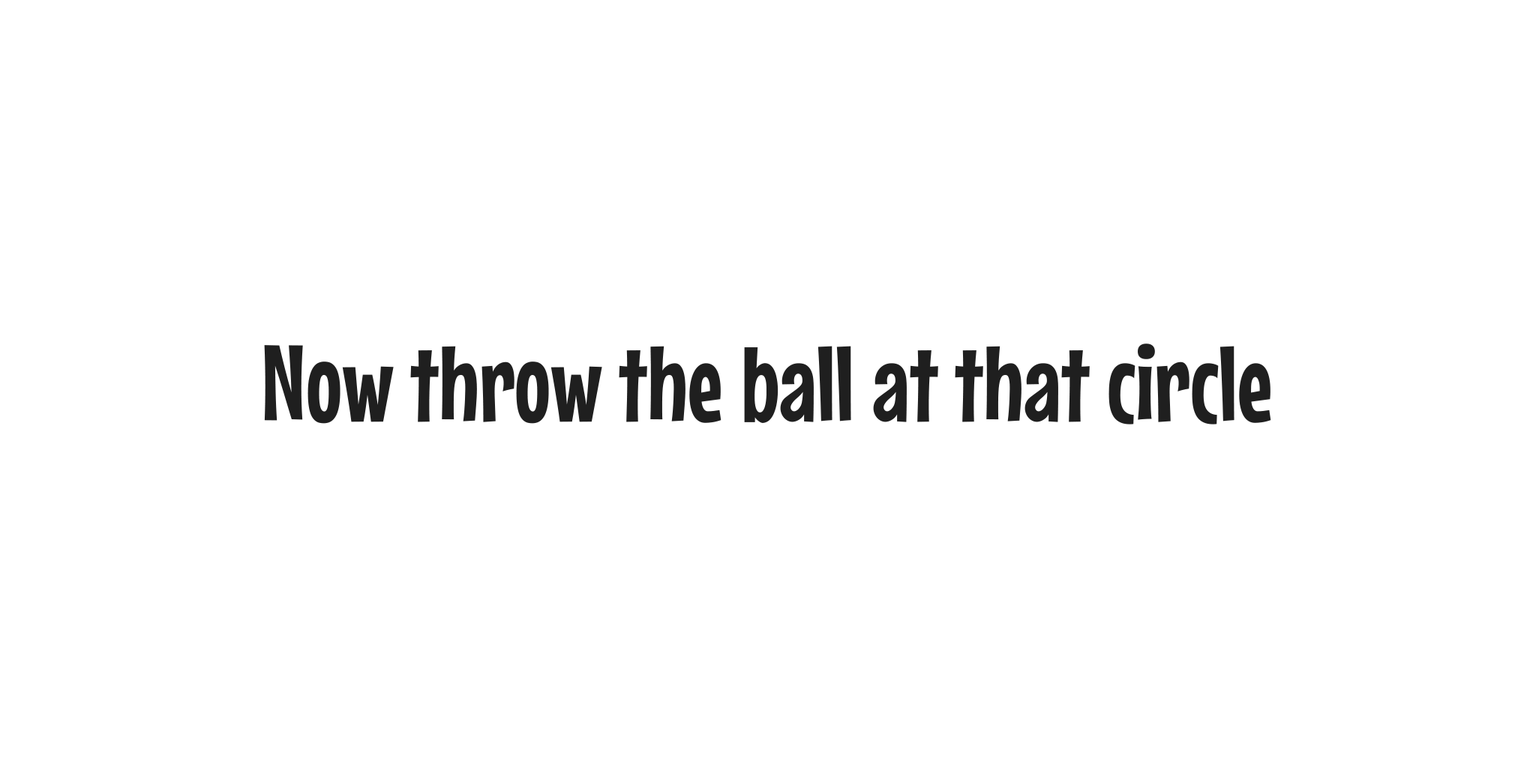
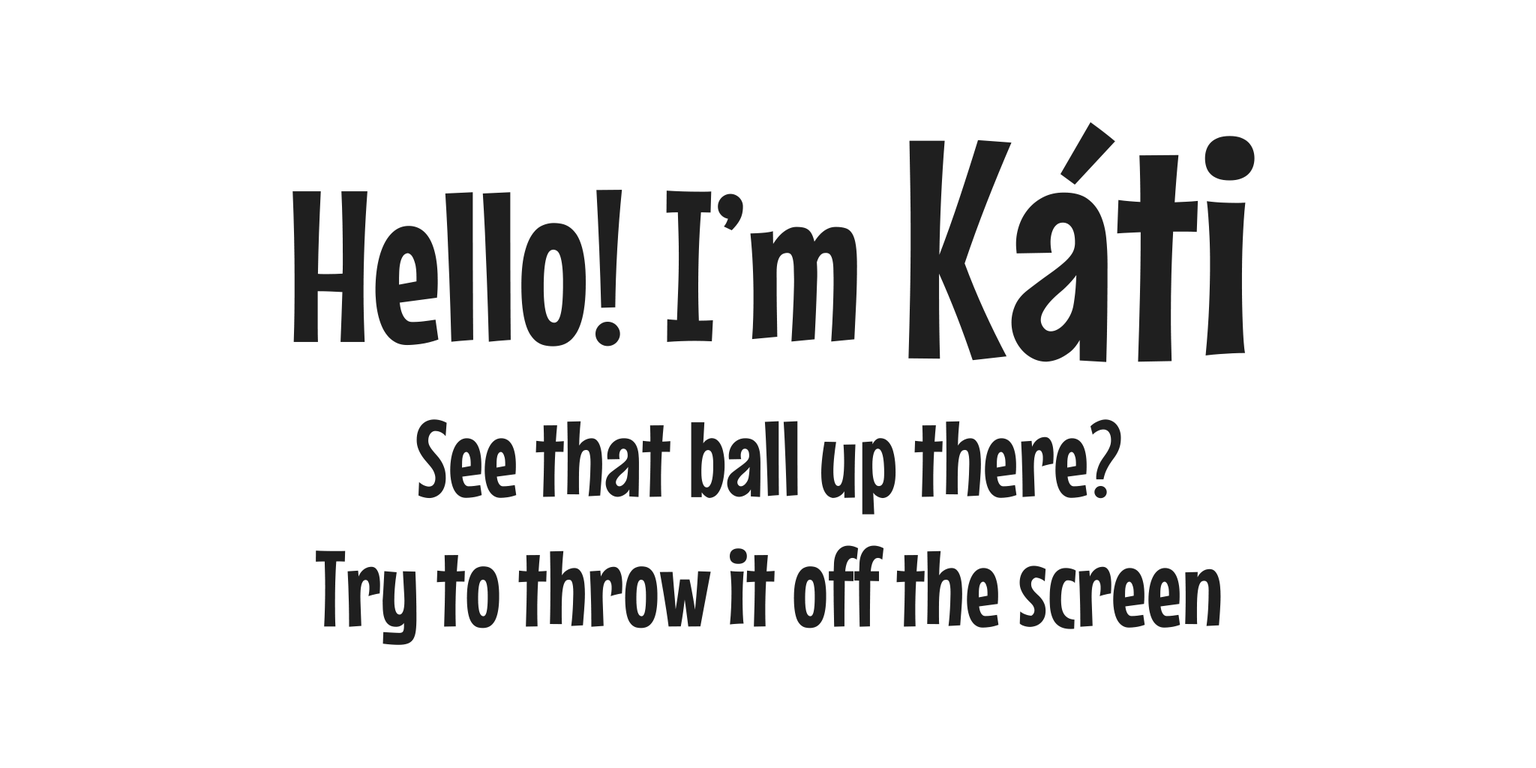
Revision of a layered (1536, 768) image; what changed, layer by layer:
hid "Now throw the ball at that circle" over [263, 343, 1272, 425]
added layer "Hello! I’m Káti See that ball up there? Try to throw it off the" (1st of 2) above "Hello! I’m Káti See that ball up there? Try to throw it off the" over [292, 122, 1255, 645]
